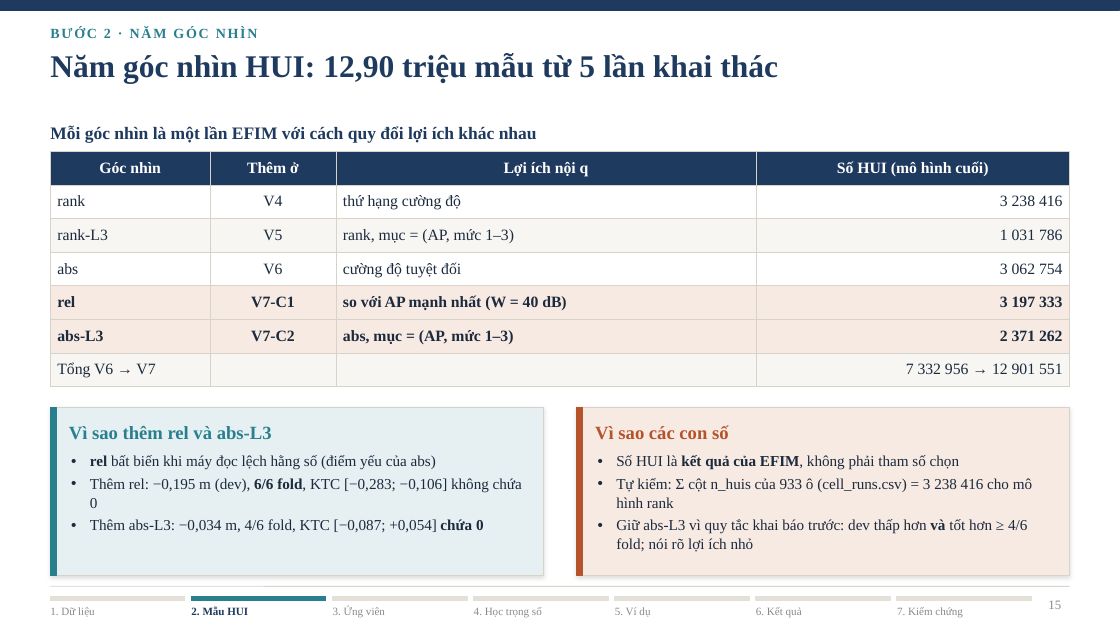
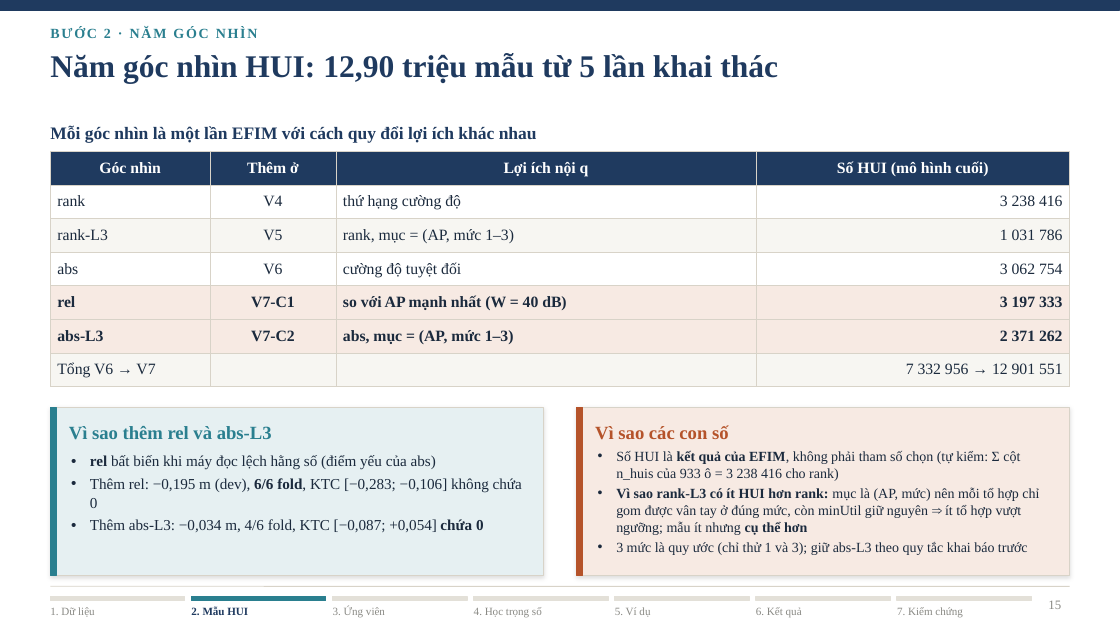
Before and after one commit to ThaiTaka/HUIM-IPS-, a slide deck: slide 15 of BAOCAO/Slide_HUIM_IPS_V7_day_du.pptx. Drawn at 1120x630 pixels with LibreOffice and Linux fonts; fonts in the diff are those of the drawing. Boxes give left, top, right and bottom in pixels: in the first picture for what was removed or moved away, otherwise in the second. Text is boxed around its words. In the diff, an @@ line names an element or a change of style, - is before the commit and + after.

```diff
--- a/BAOCAO/Slide_HUIM_IPS_V7_day_du.pptx
+++ b/BAOCAO/Slide_HUIM_IPS_V7_day_du.pptx
@@ text at bbox=[616, 451, 1039, 555]: text changed; size 13 to 12 pt @@
-• Số HUI là kết quả của EFIM, không phải tham số chọn
-• Tự kiểm: Σ cột n_huis của 933 ô (cell_runs.csv) = 3 238 416 cho mô hình rank
-• Giữ abs-L3 vì quy tắc khai báo trước: dev thấp hơn và tốt hơn ≥ 4/6 fold; nói rõ lợi ích nhỏ
+• Số HUI là kết quả của EFIM, không phải tham số chọn (tự kiểm: Σ cột n_huis của 933 ô = 3 238 416 cho rank)
+• Vì sao rank-L3 có ít HUI hơn rank: mục là (AP, mức) nên mỗi tổ hợp chỉ gom được vân tay ở đúng mức, còn minUtil giữ nguyên ⇒ ít tổ hợp vượt ngưỡng; mẫu ít nhưng cụ thể hơn
+• 3 mức là quy ước (chỉ thử 1 và 3); giữ abs-L3 theo quy tắc khai báo trước
```
Also in this commit, not shown: 5 other slides changed, 4 slides added, 7 other files.
